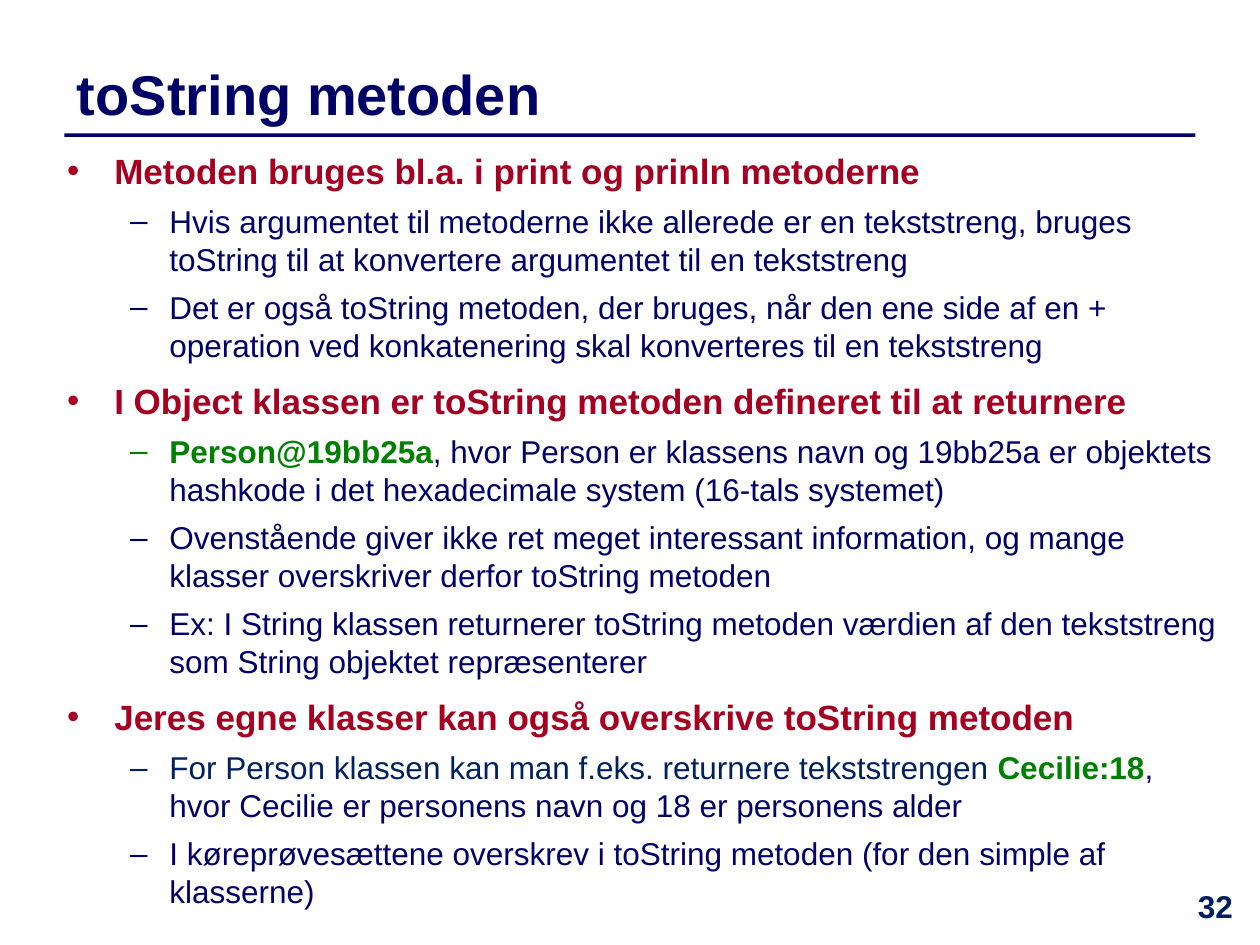
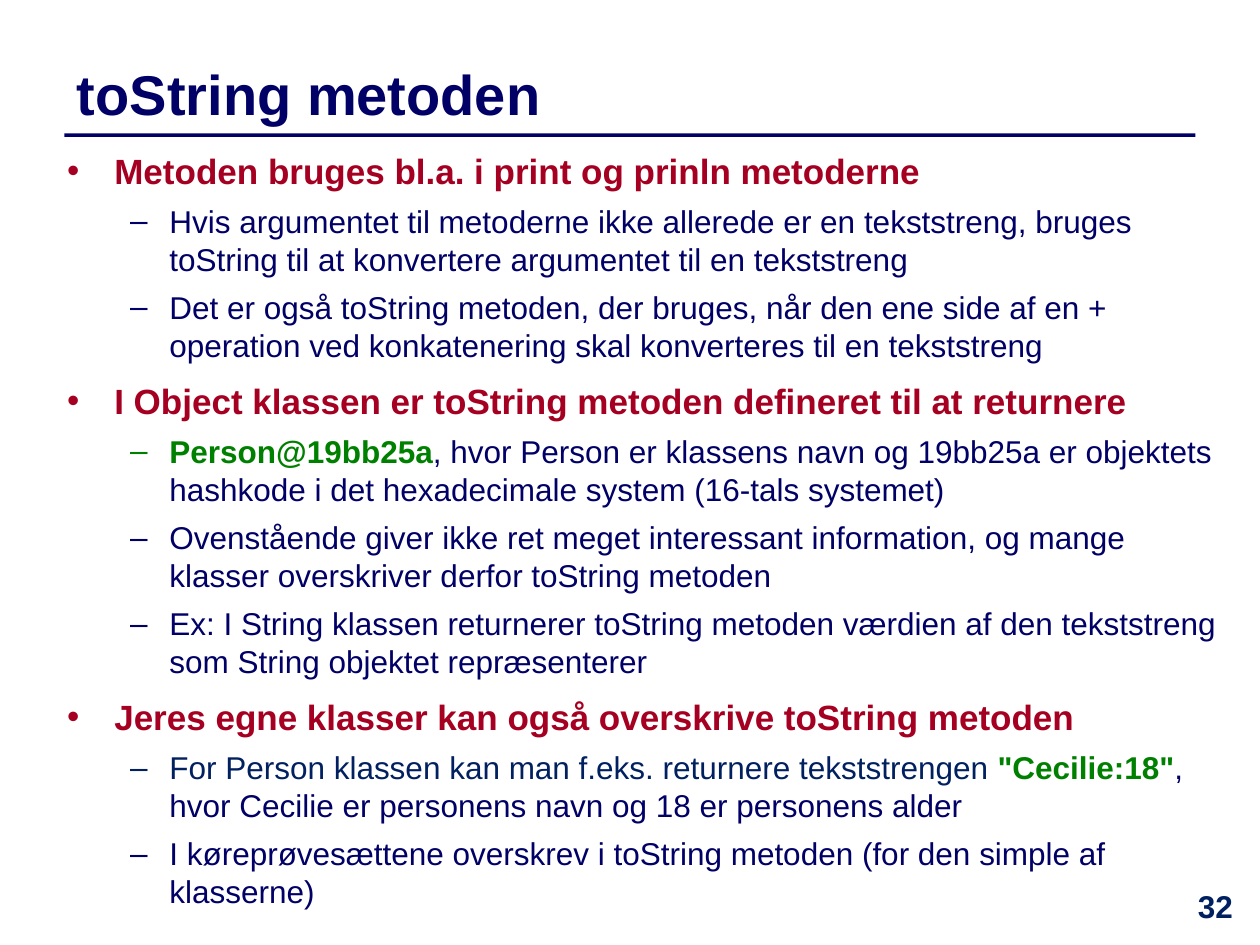
Before and after one commit to IntProgAU/Materiale, a slide deck: slide 32 of web/e22/uge_11/Slides-Uge11.pptx. Drawn at 1260x945 pixels with LibreOffice and Linux fonts; fonts in the diff are those of the drawing. Boxes give left, top, right and bottom in pixels: in the first picture for what was removed or moved away, otherwise in the second. Text is boxed around its words. In the diff, an @@ line names an element or a change of style, - is before the commit and + after.

```diff
--- a/web/e22/uge_11/Slides-Uge11.pptx
+++ b/web/e22/uge_11/Slides-Uge11.pptx
@@ text at [169,756,1184,823]: text changed @@
-  – For Person klassen kan man f.eks. returnere tekststrengen Cecilie:18, hvor Cecilie er personens navn og 18 er personens alder
+  – For Person klassen kan man f.eks. returnere tekststrengen "Cecilie:18", hvor Cecilie er personens navn og 18 er personens alder
```
Also in this commit, not shown: 18 other slides changed, 1 other file.
